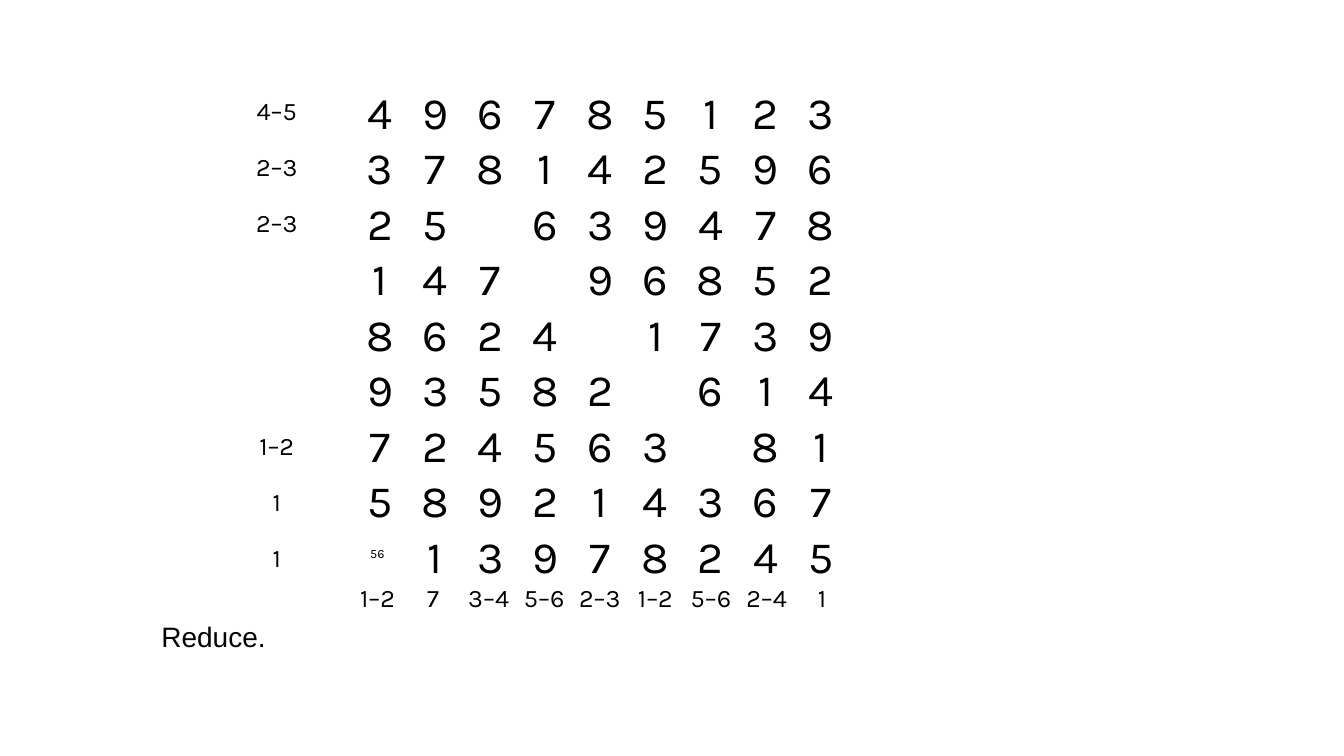
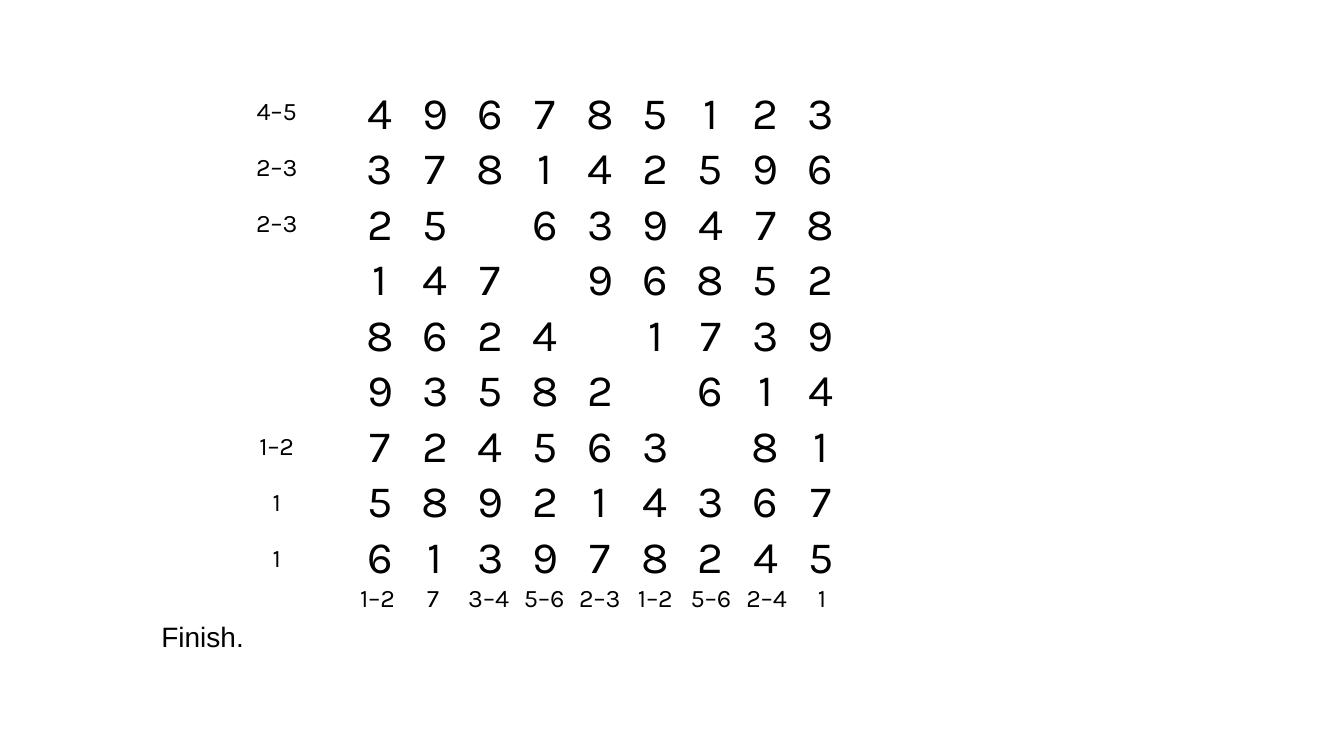
Before and after one commit to jhardis/WSJ_Number_Puzzles, a slide deck: slide 53 of 20260321_2.pptx (slide 46 before the commit). Drawn at 1344x756 pixels with LibreOffice and Linux fonts; fonts in the diff are those of the drawing; background and template pictures are left out. Boxes give left, top, right and bottom in pixels: in the first picture for what was removed or moved away, otherwise in the second. Text is boxed around its words. In the diff, an @@ line names an element or a change of style, - is before the commit and + after.

```diff
--- a/20260321_2.pptx
+++ b/20260321_2.pptx
@@ text added at <box>367,544,393,574</box>, 32 pt, text #000000 @@
+6
@@ text removed at <box>370,550,384,558</box> @@
-56
@@ text at <box>161,626,243,648</box>: text changed @@
-Reduce.
+Finish.
```
Also in this commit, not shown: 40 other slides changed, 6 slides added.
